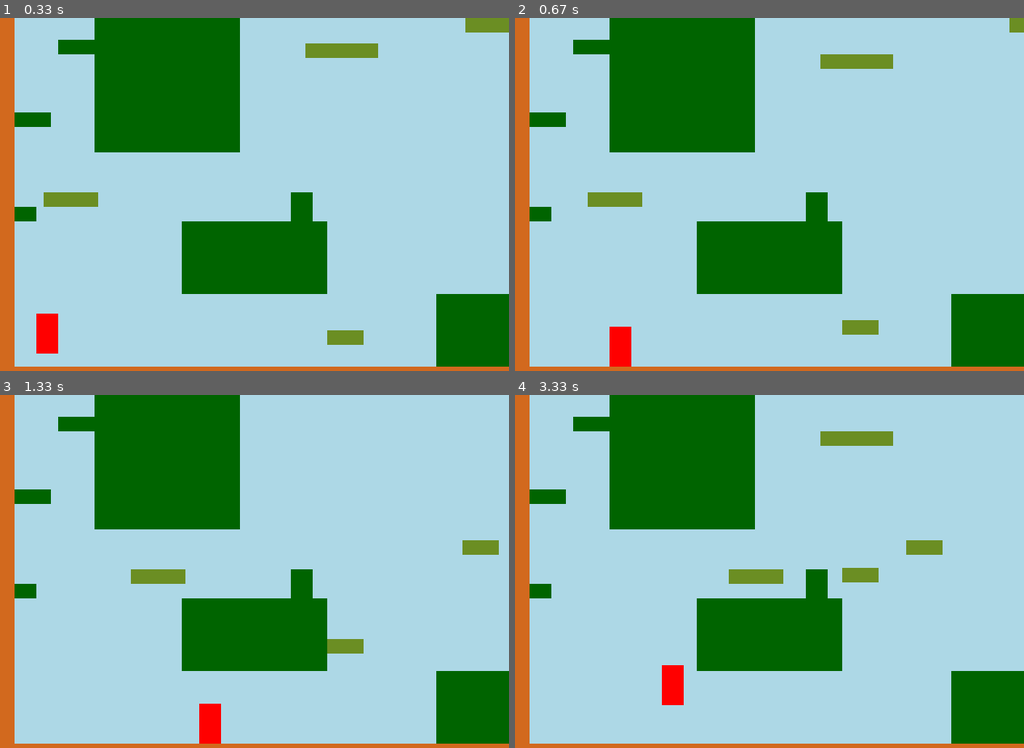
Above: before the commit, frames 1-4 (two rows, left to right).
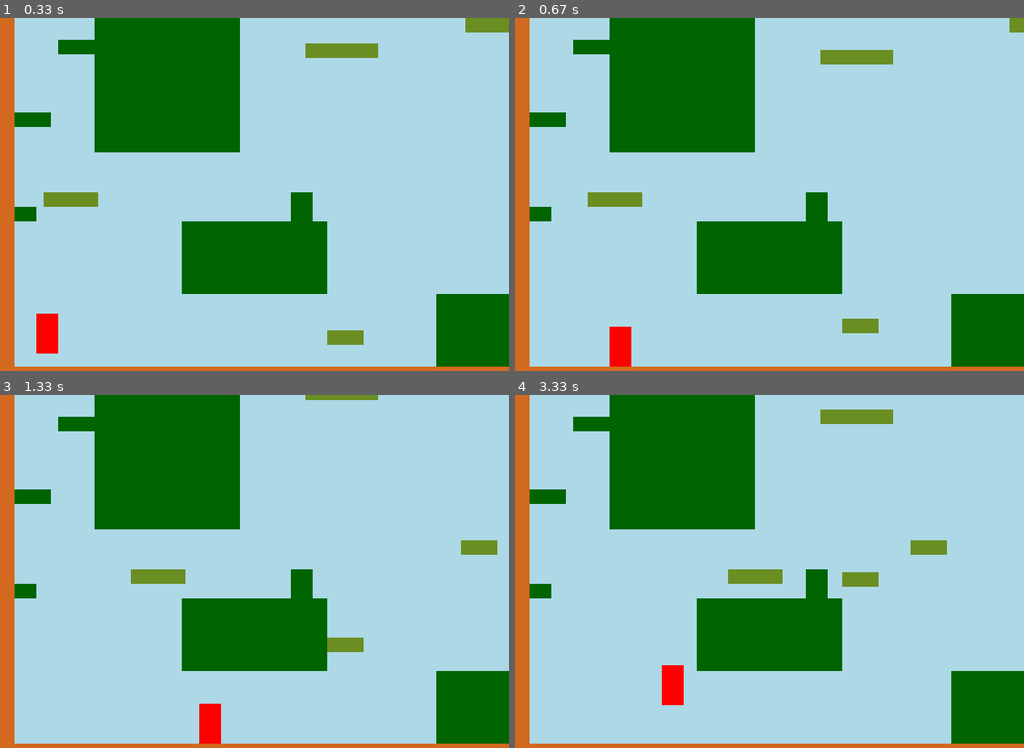
Above: after the commit, the same moments.

Repository: Mekire/pygame-samples
Game: pygame game, started from platforming/moving_platforms.py
Two runs of this game, one before a commit and one after it. Both use one fixed random seed, a clock stepped at 60 frames per second and the inputs below.
Inputs:
- Up to frame 1 (0.33 s): no input
- Up to frame 2 (0.67 s): hold Right from 0.33 s (still down)
- Up to frame 3 (1.33 s): release Right at 0.8 s; hold Right 0.83-1.3 s
- Up to frame 4 (3.33 s): hold Left 1.33-1.87 s; hold Left 1.9-2.3 s; hold Right 2.33-2.97 s; tap Space at 3 s

Frame 1 is identical in both runs. In frame 2, 0.4% of the frame differs, in the area x 60-75%, y 9-90%; in frame 3, 0.3%; in frame 4, 1.4%, in the area x 41-85%, y 4-55%.

Commit message:
Extra pixels fixed. Devil Details.

Diff:
--- a/platforming/moving_platforms.py
+++ b/platforming/moving_platforms.py
@@ -80,7 +80,7 @@
                     any_non_moving.append(collide)
             if not any_moving:
                 self.on_moving = False
-            elif now_moving in any_moving or any_non_moving:
+            elif any_non_moving or now_moving in any_moving:
                 self.on_moving = now_moving
 
     def check_collisions(self,offset,index,obstacles):
@@ -172,20 +172,27 @@
         obstacles.remove(self)
         now = pg.time.get_ticks()
         if not self.waiting:
-            if not (self.start <= self.rect[self.axis] <= self.end):
+            speed = self.speed
+            start_passed = self.start >= self.rect[self.axis]+speed
+            end_passed = self.end <= self.rect[self.axis]+speed
+            if start_passed or end_passed:
+                if start_passed:
+                    speed = self.start-self.rect[self.axis]
+                else:
+                    speed = self.end-self.rect[self.axis]
                 self.change_direction(now)
-            self.rect[self.axis] += self.speed
-            self.move_player(now,player,obstacles)
+            self.rect[self.axis] += speed
+            self.move_player(now,player,obstacles,speed)
         elif now-self.timer > self.delay:
             self.waiting = False
 
-    def move_player(self,now,player,obstacles):
+    def move_player(self,now,player,obstacles,speed):
         """Moves the player both when on top of, or bumped by the platform.
         Collision checks are in place to prevent the block pushing the player
         through a wall."""
         if player.on_moving is self or pg.sprite.collide_rect(self,player):
             axis = self.axis
-            offset = (self.speed,self.speed)
+            offset = (speed,speed)
             player.check_collisions(offset,axis,obstacles)
             if pg.sprite.collide_rect(self,player):
                 if self.speed > 0:
